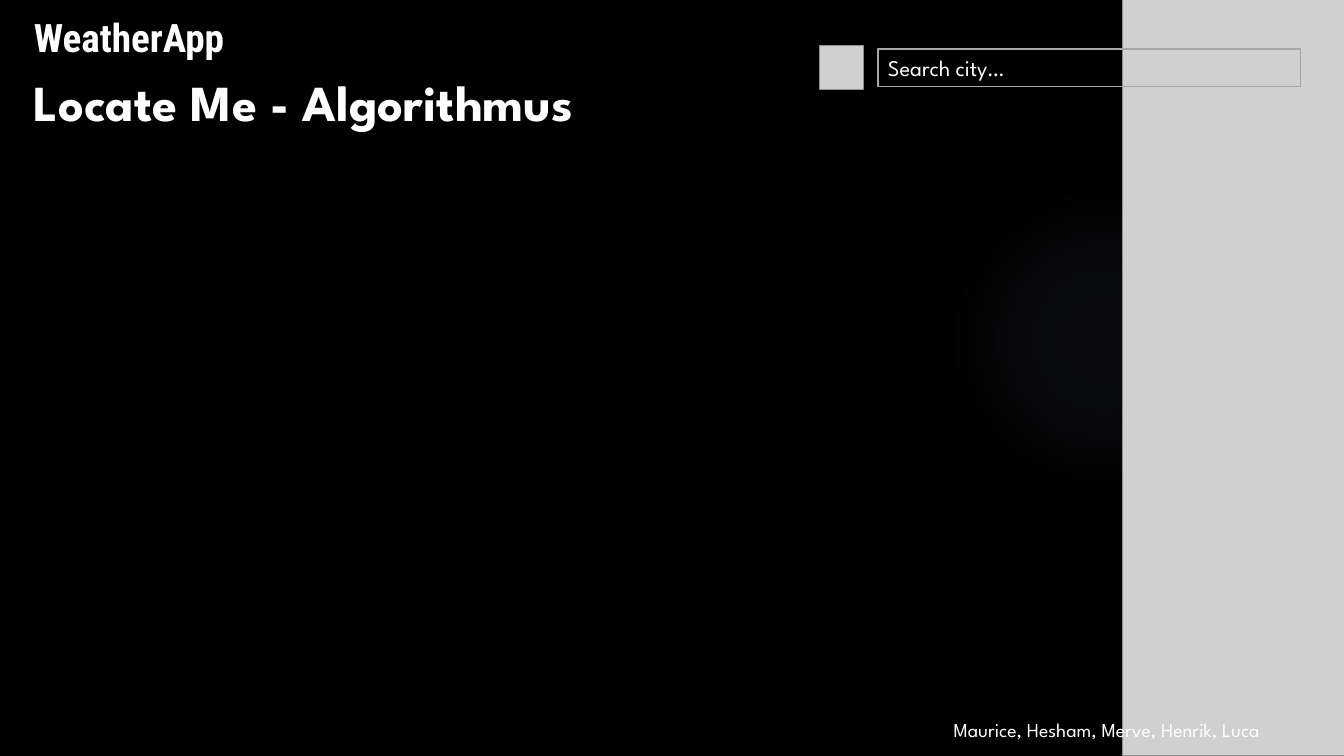
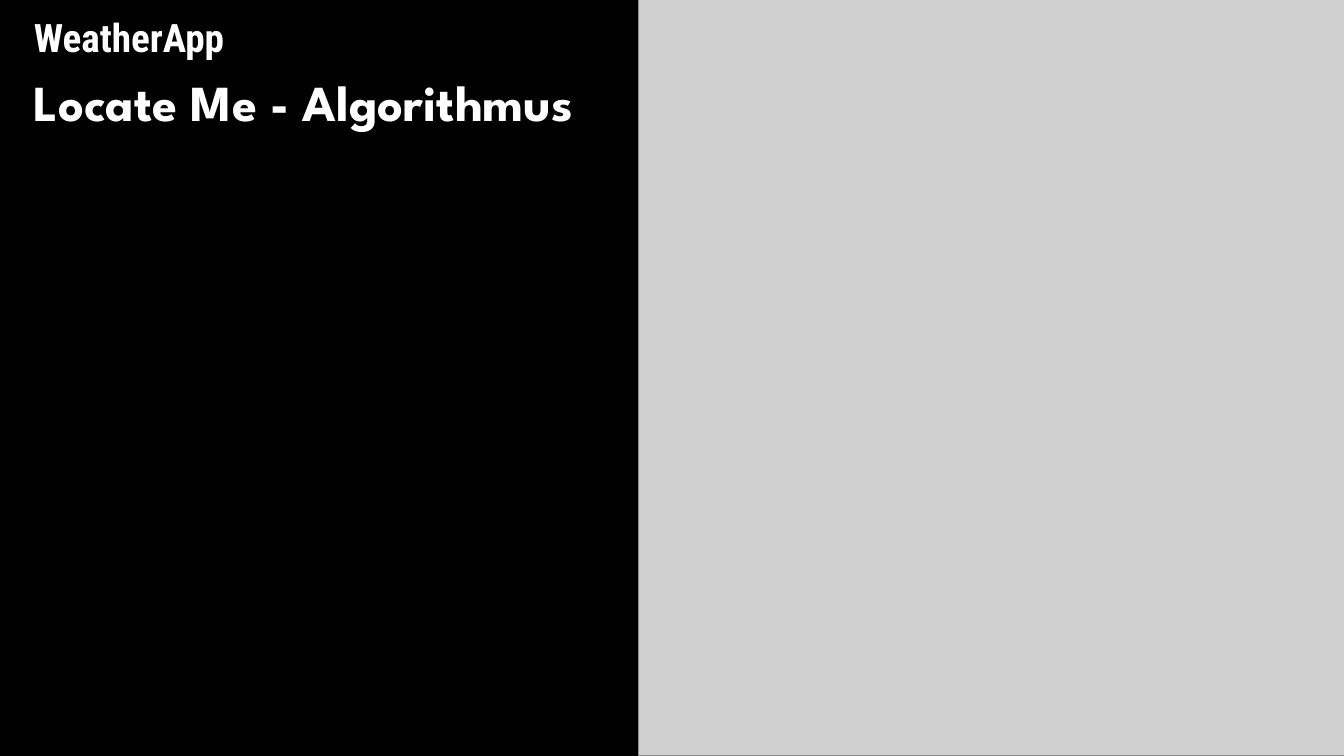
Before and after one commit to Hesham-Awadalla/Weather_App, a slide deck: slide 7 of Design_WetterApp.pptx. Drawn at 1344x756 pixels with LibreOffice and Linux fonts; fonts in the diff are those of the drawing; grey boxes stand for pictures; background and template pictures are left out. Boxes give left, top, right and bottom in pixels: in the first picture for what was removed or moved away, otherwise in the second. Text is boxed around its words. In the diff, an @@ line names an element or a change of style, - is before the commit and + after.

```diff
--- a/Design_WetterApp.pptx
+++ b/Design_WetterApp.pptx
@@ picture: place and size @@
-picture at [1123, 0, 1344, 756]
+picture at [639, 0, 1344, 756]
@@ picture removed at [820, 45, 864, 90] @@
@@ rectangle removed at [878, 49, 1301, 87] @@
-Search city…
@@ ellipse removed at [949, 185, 1259, 495] @@
@@ text removed at [954, 716, 1259, 743] @@
-Maurice, Hesham, Merve, Henrik, Luca
```
Also in this commit, not shown: 2 other slides changed, 19 other files.
